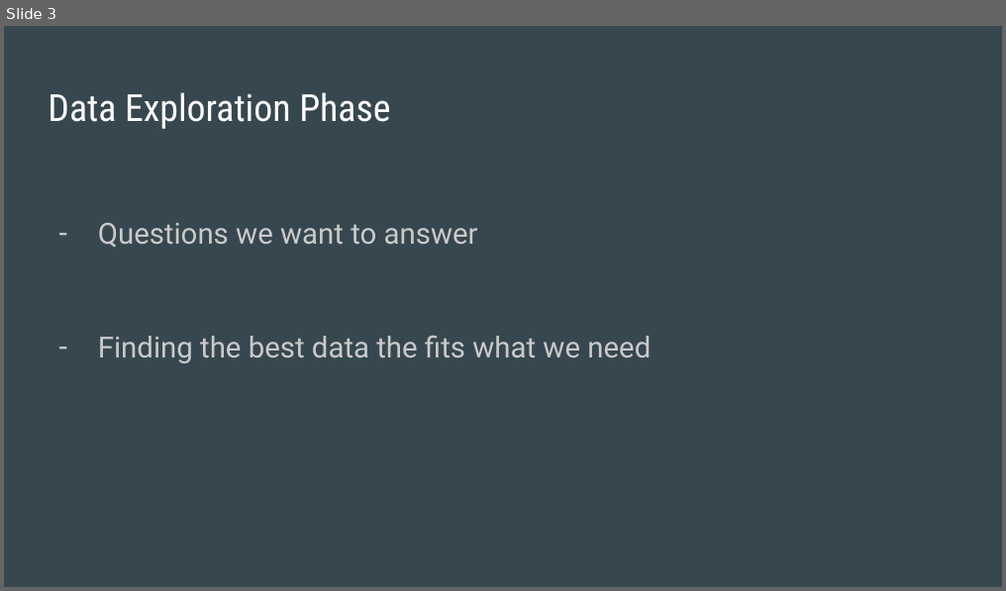
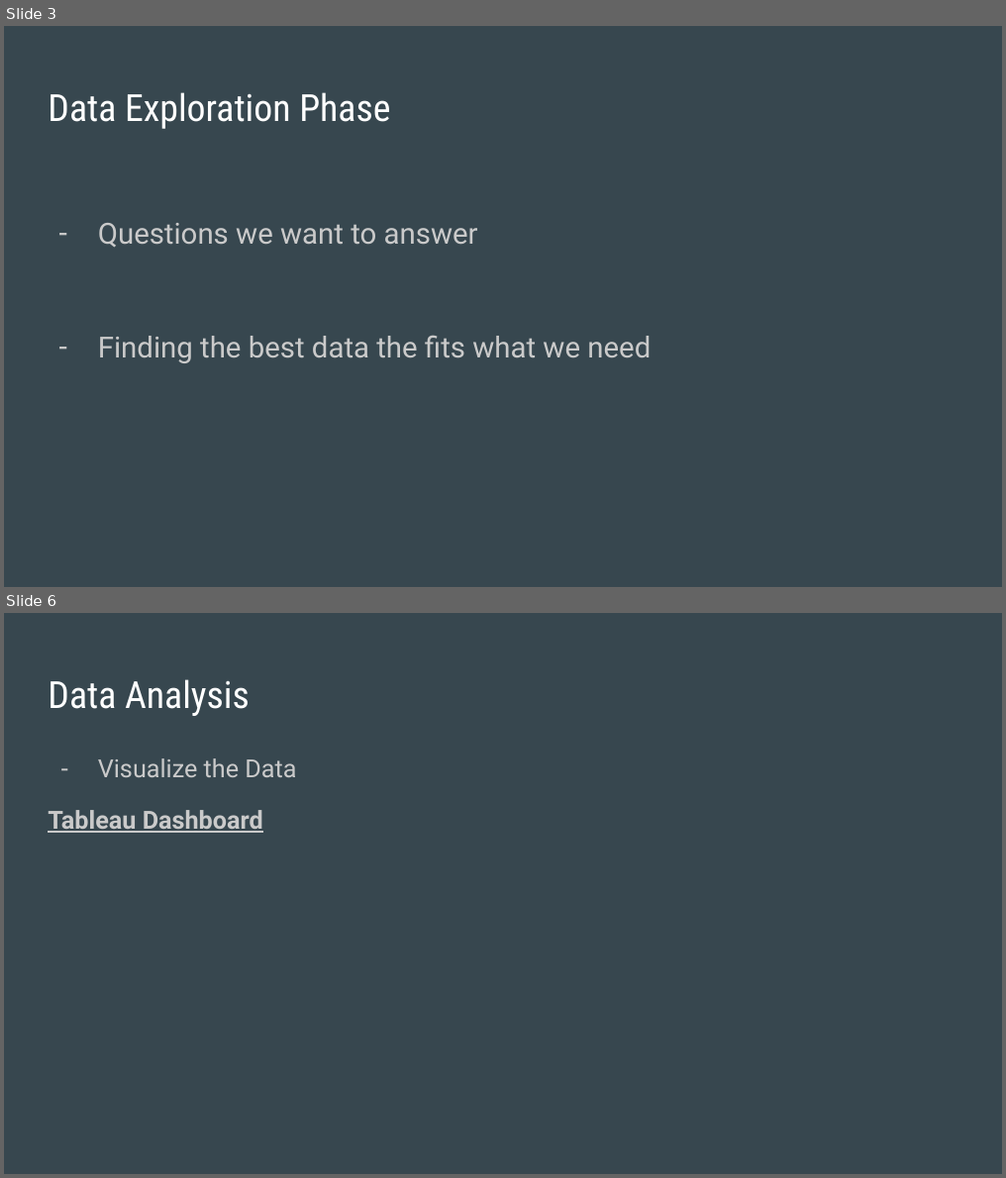
Before and after one commit to daniduce/Final-Project, a slide deck: Weather Patterns.pptx. Shown one above the other, each under a label of ours: slide 3 before the commit, slides 3 and 6 after it; the slides between them are not shown. The pictures are 1006x591 and 1006x1178 pixels, drawn with LibreOffice and Linux fonts; fonts in the diff are those of the drawing. Boxes give left, top, right and bottom in pixels: in the first picture for what was removed or moved away, otherwise in the second. Text is boxed around its words. In the diff, an @@ line names an element or a change of style, - is before the commit and + after.

Commit message:
2nd commit ppt

```diff
--- a/Weather Patterns.pptx
+++ b/Weather Patterns.pptx
@@ slide 6 added at box(4, 613, 1002, 1174), background #37474F @@
@@ title added at box(48, 679, 250, 716), 27 pt, text #FFFFFF @@
+Data Analysis
@@ text added at box(48, 759, 296, 833), 18 pt, text #CACACA @@
+– Visualize the Data
+Tableau Dashboard
```
Also in this commit, not shown: 3 other slides added.
